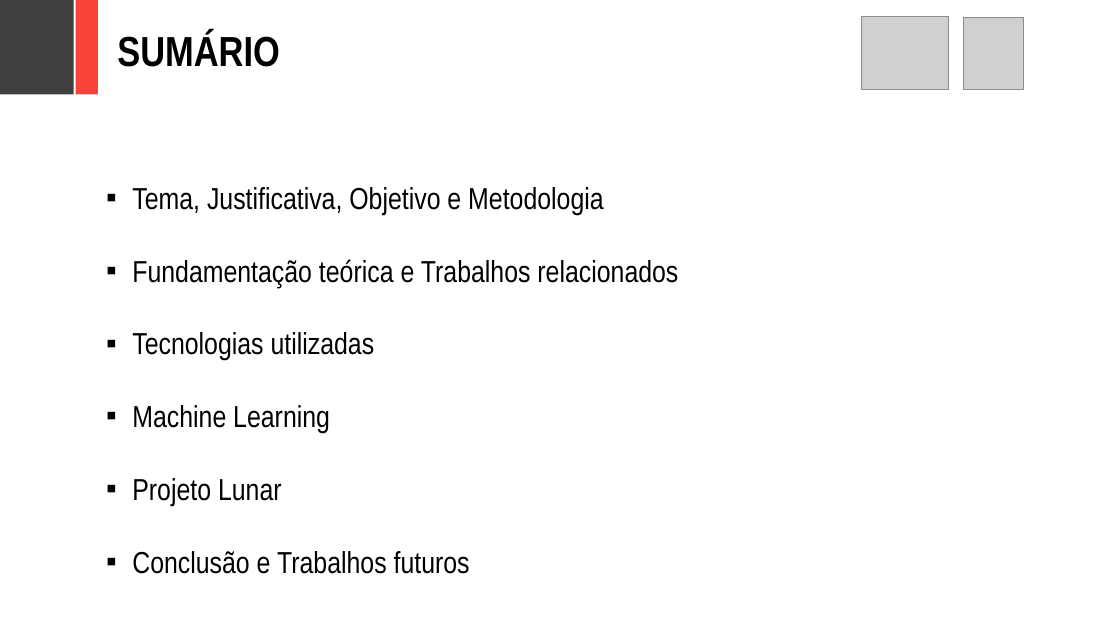
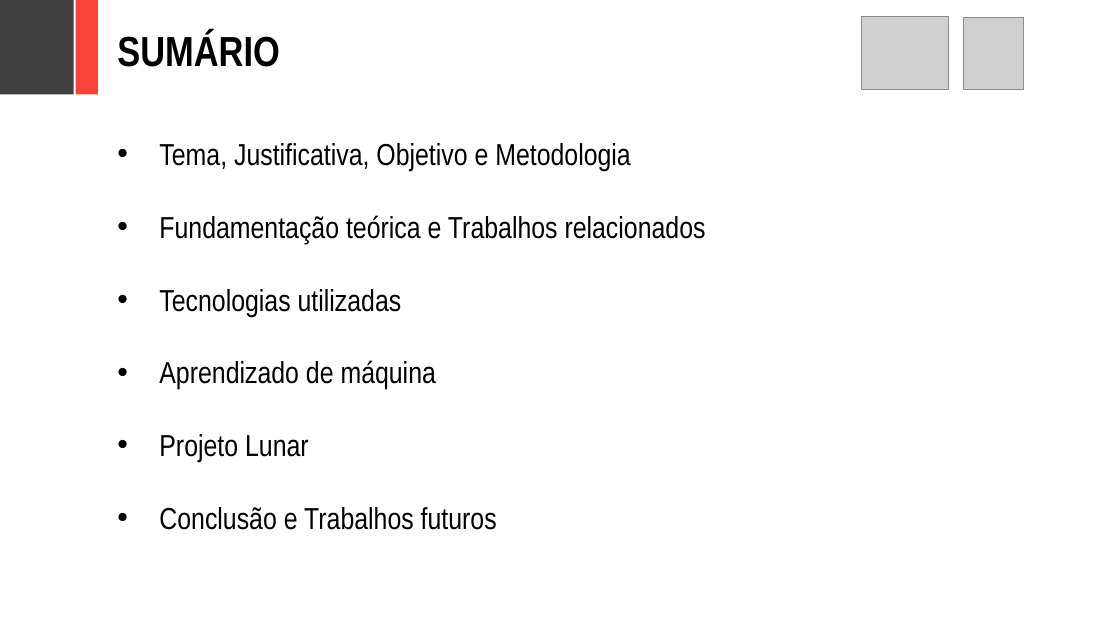
Before and after one commit to adornodev/TCC-Lunar, a slide deck: slide 2 of FinalCourseAssignment/Lunar.pptx. Drawn at 1120x630 pixels with LibreOffice and Linux fonts; fonts in the diff are those of the drawing; grey boxes stand for pictures. Boxes give left, top, right and bottom in pixels: in the first picture for what was removed or moved away, otherwise in the second. Text is boxed around its words. In the diff, an @@ line names an element or a change of style, - is before the commit and + after.

Commit message:
[Lunar] Done .docx, .pdf, .ppt files

```diff
--- a/FinalCourseAssignment/Lunar.pptx
+++ b/FinalCourseAssignment/Lunar.pptx
@@ text "Tema, Justificativa, Objetivo e Metodologia" moved from (x1=132, y1=187, x2=678, y2=574) to (x1=159, y1=143, x2=706, y2=530) @@
@@ text at (x1=159, y1=143, x2=706, y2=530): bullet ▪ to • @@
@@ text at (x1=159, y1=360, x2=436, y2=389): text changed @@
-▪ Machine Learning
+• Aprendizado de máquina
```
Also in this commit, not shown: 18 other slides changed, 1 slide added, 4 slides removed, 2 other files.
